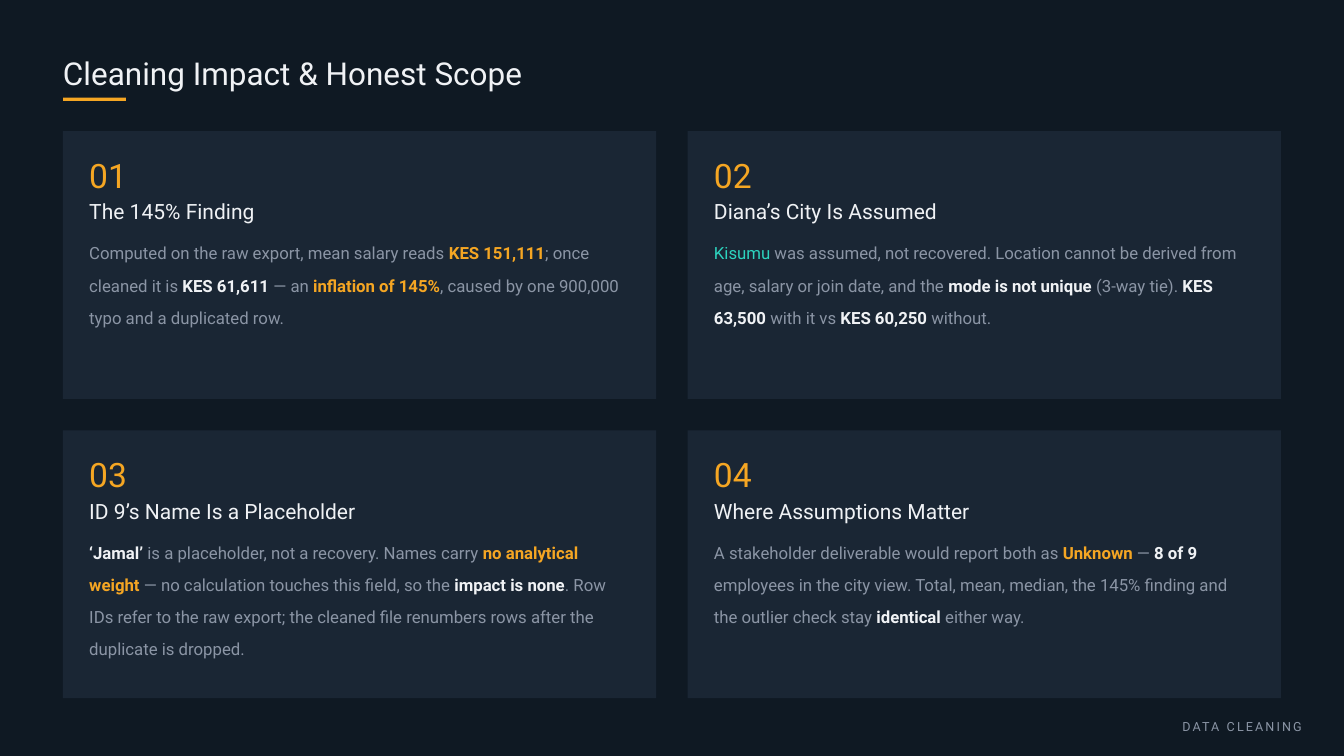
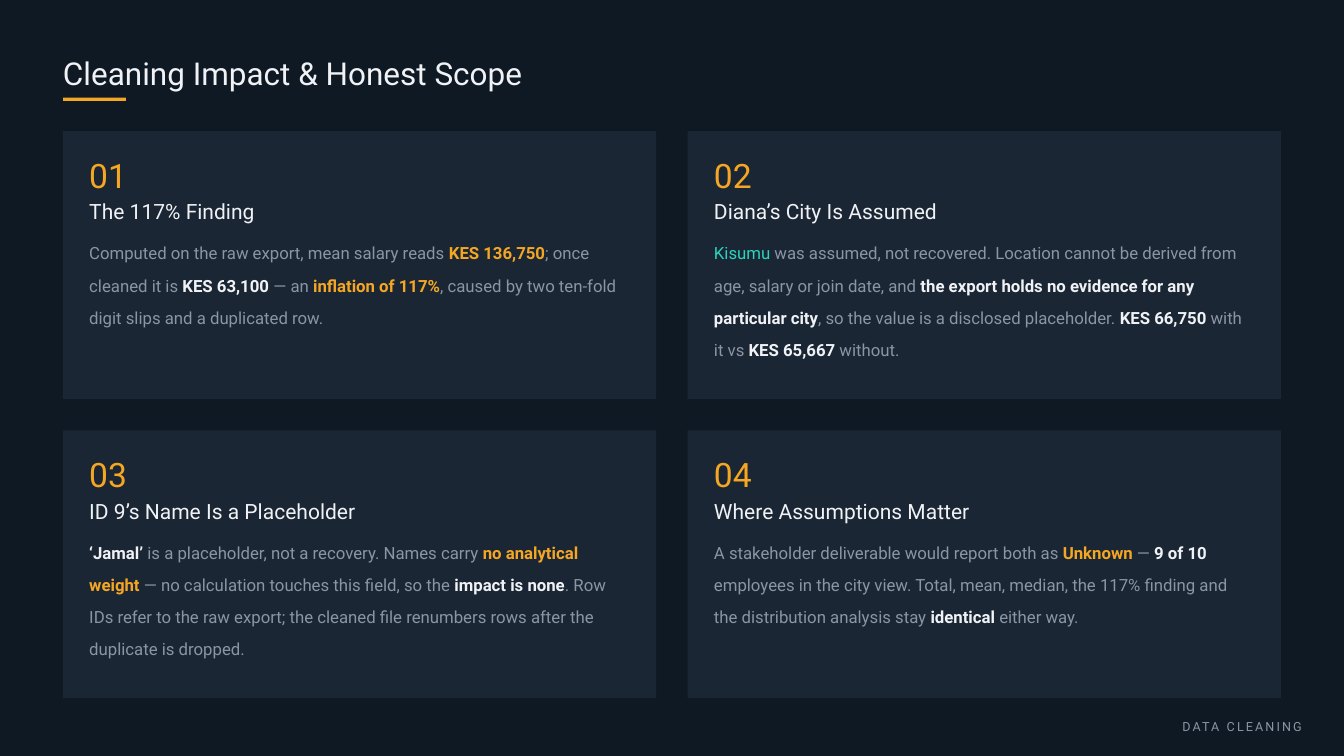
Before and after one commit to Riq-wq/employee-salary-headcount-dashboard, a slide deck: slide 7 of reports/Employee Salary & Headcount Dashboard.pptx. Drawn at 1344x756 pixels with LibreOffice and Linux fonts; fonts in the diff are those of the drawing. Boxes give left, top, right and bottom in pixels: in the first picture for what was removed or moved away, otherwise in the second. Text is boxed around its words. In the diff, an @@ line names an element or a change of style, - is before the commit and + after.

Commit message:
Move the README and the slide deck to the ten-employee snapshot
The README now publishes 11 raw rows in / 10 clean rows out, 8 defects,
a total of 631,000, a mean of 63,100 and a median of 61,000. The two
ten-fold digit slips are described as a rule rather than a one-off patch,
along with the rule's honest limit: it cannot tell a genuine high salary
from a typo, which is why it is a repair and not a cap.

The deck gains the tenth employee throughout - a new row in both the
data-quality table and the salary ranking, refreshed chart data for city
totals, city averages, headcount and hiring by month, and the 117% cleaning
finding.

The Diana assumption is no longer described as a non-unique mode, because
after de-duplication it is not one. It is disclosed as a placeholder, and
the headcount figure is now published with its qualifier.

```diff
--- a/reports/Employee Salary & Headcount Dashboard.pptx
+++ b/reports/Employee Salary & Headcount Dashboard.pptx
@@ text at <box>89,203,255,224</box>: text changed @@
-The 145% Finding
+The 117% Finding
@@ text at <box>89,246,616,328</box>: text changed @@
-Computed on the raw export, mean salary reads KES 151,111; once cleaned it is KES 61,611 — an inflation of 145%, caused by one 900,000 typo and a duplicated row.
+Computed on the raw export, mean salary reads KES 136,750; once cleaned it is KES 63,100 — an inflation of 117%, caused by two ten-fold digit slips and a duplicated row.
@@ text at <box>714,246,1242,359</box>: text changed @@
-Kisumu was assumed, not recovered. Location cannot be derived from age, salary or join date, and the mode is not unique (3-way tie). KES 63,500 with it vs KES 60,250 without.
+Kisumu was assumed, not recovered. Location cannot be derived from age, salary or join date, and the export holds no evidence for any particular city, so the value is a disclosed placeholder. KES 66,750 with it vs KES 65,667 without.
@@ text at <box>714,546,1227,627</box>: text changed @@
-A stakeholder deliverable would report both as Unknown — 8 of 9 employees in the city view. Total, mean, median, the 145% finding and the outlier check stay identical either way.
+A stakeholder deliverable would report both as Unknown — 9 of 10 employees in the city view. Total, mean, median, the 117% finding and the distribution analysis stay identical either way.
```
Also in this commit, not shown: 7 other slides changed, 1 other file.
